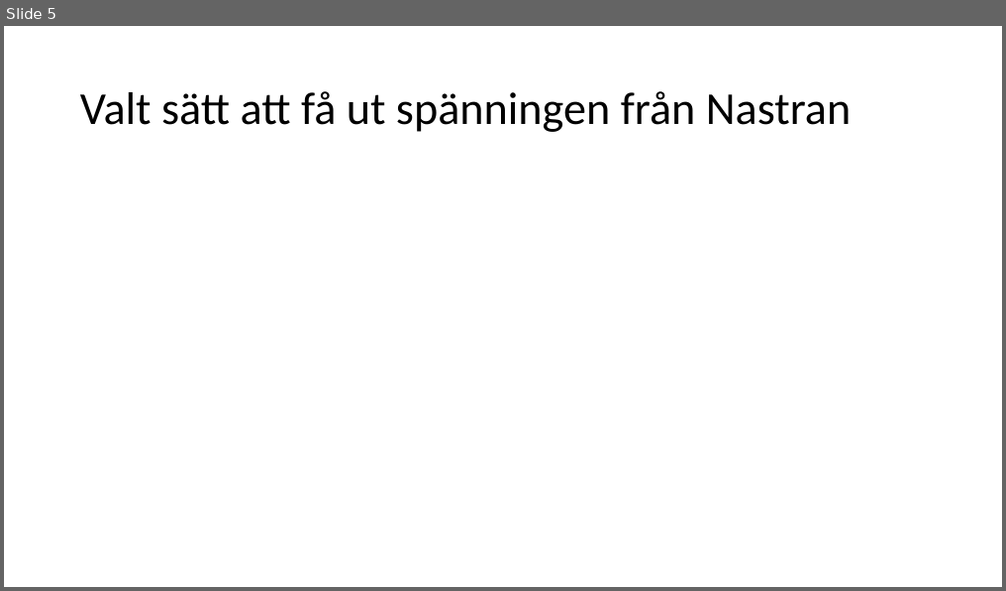
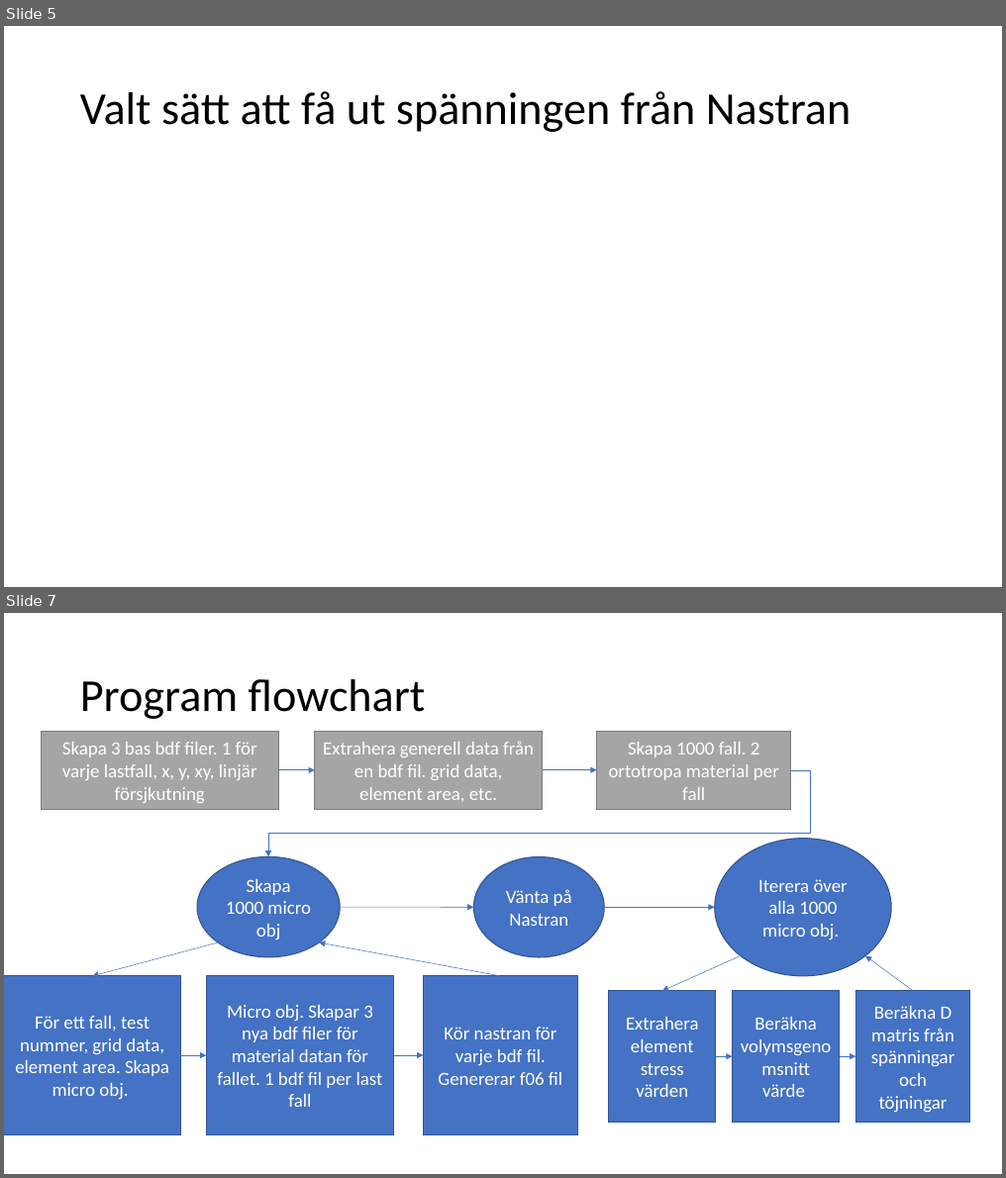
Before and after one commit to gurrajo/phaseField, a slide deck: docs/Möte 04-26.pptx. Shown one above the other, each under a label of ours: slide 5 before the commit, slides 5 and 7 after it; the slides between them are not shown. The pictures are 1006x591 and 1006x1178 pixels, drawn with LibreOffice and Linux fonts; fonts in the diff are those of the drawing; grey boxes stand for pictures. Boxes give left, top, right and bottom in pixels: in the first picture for what was removed or moved away, otherwise in the second. Text is boxed around its words. In the diff, an @@ line names an element or a change of style, - is before the commit and + after.

```diff
--- a/docs/Möte 04-26.pptx
+++ b/docs/Möte 04-26.pptx
@@ slide 7 added at box(4, 613, 1002, 1174), background #FFFFFF @@
@@ title added at box(80, 679, 426, 719), 44 pt, text #000000 @@
+Program flowchart
@@ rectangle added at box(41, 731, 279, 810), fill #A5A5A5, outline #7A7A7A 1 pt, 18 pt, text #FFFFFF @@
+Skapa 3 bas bdf filer. 1 för varje lastfall, x, y, xy, linjär försjkutning
@@ rectangle added at box(315, 731, 543, 810), fill #A5A5A5, outline #7A7A7A 1 pt, 18 pt, text #FFFFFF @@
+Extrahera generell data från en bdf fil. grid data, element area, etc.
@@ rectangle added at box(597, 731, 792, 810), fill #A5A5A5, outline #7A7A7A 1 pt, 18 pt, text #FFFFFF @@
+Skapa 1000 fall. 2 ortotropa material per fall
@@ elbow arrow added from (792, 770) to (268, 858), #4472C4 0.5 pt @@
@@ arrow added from (279, 770) to (315, 770), #4472C4 0.5 pt @@
@@ arrow added from (543, 770) to (597, 770), #4472C4 0.5 pt @@
@@ ellipse added at box(715, 839, 891, 976), fill #4472C4, outline #325491 1 pt, 18 pt, text #FFFFFF @@
+Iterera över alla 1000 micro obj.
@@ ellipse added at box(197, 858, 341, 958), fill #4472C4, outline #325491 1 pt, 18 pt, text #FFFFFF @@
+Skapa 1000 micro obj
@@ ellipse added at box(474, 858, 604, 958), fill #4472C4, outline #325491 1 pt, 18 pt, text #FFFFFF @@
+Vänta på Nastran
@@ arrow added from (341, 907) to (474, 907), #4472C4 0.5 pt @@
@@ arrow added from (604, 907) to (715, 907), #4472C4 0.5 pt @@
@@ arrow added from (218, 943) to (92, 976), #4472C4 0.5 pt @@
@@ arrow added from (500, 976) to (319, 943), #4472C4 0.5 pt @@
@@ arrow added from (741, 956) to (662, 991), #4472C4 0.5 pt @@
@@ arrow added from (913, 991) to (865, 956), #4472C4 0.5 pt @@
@@ rectangle added at box(4, 976, 180, 1135), fill #4472C4, outline #325491 1 pt, 18 pt, text #FFFFFF @@
+För ett fall, test nummer, grid data, element area. Skapa micro obj.
@@ rectangle added at box(206, 976, 394, 1135), fill #4472C4, outline #325491 1 pt, 18 pt, text #FFFFFF @@
+Micro obj. Skapar 3 nya bdf filer för material datan för fallet. 1 bdf fil per last fall
@@ rectangle added at box(423, 976, 577, 1135), fill #4472C4, outline #325491 1 pt, 18 pt, text #FFFFFF @@
+Kör nastran för varje bdf fil. Genererar f06 fil
@@ rectangle added at box(609, 991, 716, 1122), fill #4472C4, outline #325491 1 pt, 18 pt, text #FFFFFF @@
+Extrahera element stress värden
@@ rectangle added at box(733, 991, 840, 1122), fill #4472C4, outline #325491 1 pt, 18 pt, text #FFFFFF @@
+Beräkna volymsgenomsnitt värde
@@ rectangle added at box(856, 991, 970, 1122), fill #4472C4, outline #325491 1 pt, 18 pt, text #FFFFFF @@
+Beräkna D matris från spänningar och töjningar
@@ arrow added from (180, 1056) to (206, 1056), #4472C4 0.5 pt @@
@@ arrow added from (394, 1056) to (423, 1056), #4472C4 0.5 pt @@
@@ arrow added from (716, 1057) to (733, 1057), #4472C4 0.5 pt @@
@@ arrow added from (840, 1057) to (856, 1057), #4472C4 0.5 pt @@
```
Also in this commit, not shown: 4 slides changed.
